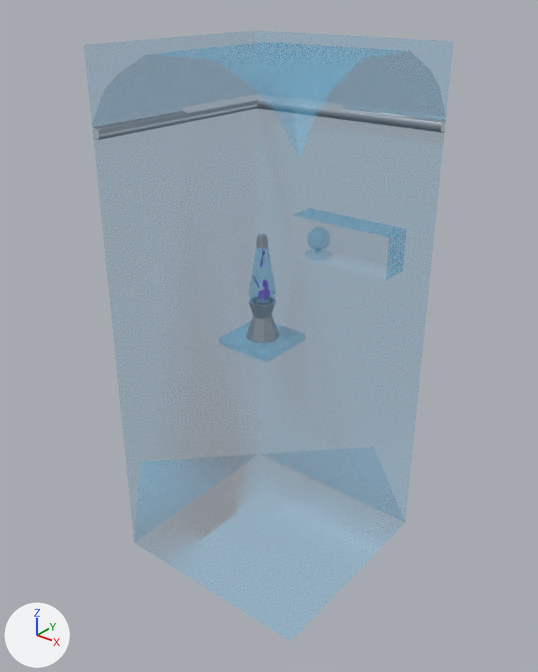
Before and after pictures for a commit that changed the FBX model Assets/Prefabs/Reagan/LeftTurn1.fbx.
Both versions are drawn from a 50 mm camera at (-0.737, -2.862, 3.123) aimed at (-3.213, 0.234, 1.204). The axes (+X, +Y, +Z) are drawn at lower left. The lights are the same throughout. The first picture is the older version. Vertices at exactly the same position are counted once.

The first picture shows 'Straight.004'.
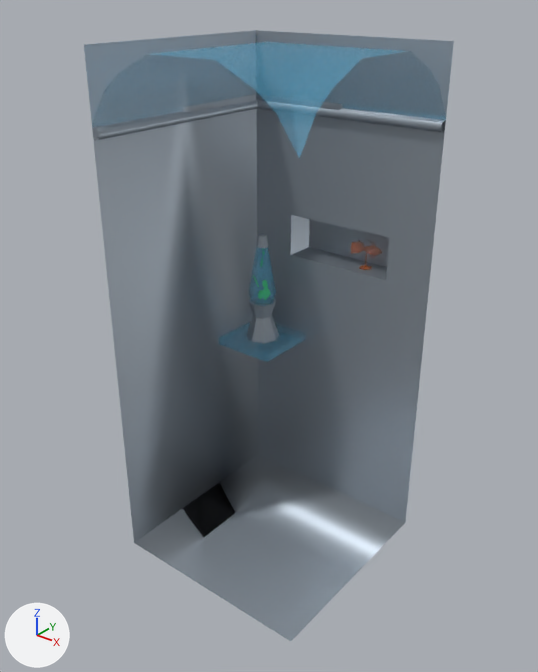
The newer file is also turned or shifted as a whole; pictures and numbers use the older file's frame.

Boxes [x1, y1, x2, y2] around the edits, measured in the pictures (538 x 672 px):
part 1 of me_plane_008, reshaped
    before: [305, 227, 332, 260]
    after: [351, 239, 382, 270]
part 2 of me_plane_008, recoloured
    both: [84, 30, 454, 641]

What the commit changed:
Material 'LavaLampWaxGreen' (mat_lavalampwaxgreen) is new.
Its base color is (0.0863, 0.8, 0.0813) (green #53e751).
Its roughness is 1.0.
Material 'FishEye' (mat_fisheye) is new.
Its base color is (0.0, 0.0, 0.0) (black #000000).
Its roughness is 0.918.
Material 'FishBody' (mat_fishbody) is new.
Its base color is (0.689, 0.158, 0.0168) (orange #d86f23).
Its roughness is 0.0.
Its alpha is 0.392.
Material 'FishFin' (mat_fishfin) is new.
Its base color is (0.537, 0.105, 0.0359) (orange #c25b35).
Its roughness is 0.0.
Its alpha is 0.314.
me_plane_008 is used by ob_straight_004; location (-3.0, 0.0, 0.0).
me_plane_008 had 478 vertices, 388 faces and spanned x -1.2..0.6, y -0.6..1.2, z 0.0..2.84.
me_plane_008 no longer uses material mat_lavalampwaxpurple (purple #8e1cd2).
me_plane_008 now has 428 vertices, 313 faces and spans x -1.2..0.6, y -0.6..1.2, z 0.0..2.84.
Part 1, on me_plane_008:
161 vertices are removed from x -0.27..-0.1, y 0.6..0.76, z 1.59..1.76.
176 faces are deleted.
1 vertex moves from x -0.13, y 0.66, z 1.72 to x 0.08, y 0.7, z 1.69.
111 vertices are added at x 0.06..0.24, y 0.66..0.74, z 1.58..1.75.
91 new faces join them, mat_fishbody (orange #d86f23).
1 new face joins them, mat_fisheye (black #000000).
9 new faces join them, mat_fishfin (orange #c25b35).
me_plane_008 part 2: 26 faces spanning x -0.6..0.6, y -0.6..0.79, z 0.0..2.84 switch from mat_glassseethrough (cyan #54bde7) to mat_metal (light grey #abb5bf).
me_plane_008 gains material mat_lavalampwaxgreen (green #53e751).
me_plane_008 gains material mat_fisheye (black #000000).
me_plane_008 gains material mat_fishbody (orange #d86f23).
me_plane_008 gains material mat_fishfin (orange #c25b35).
